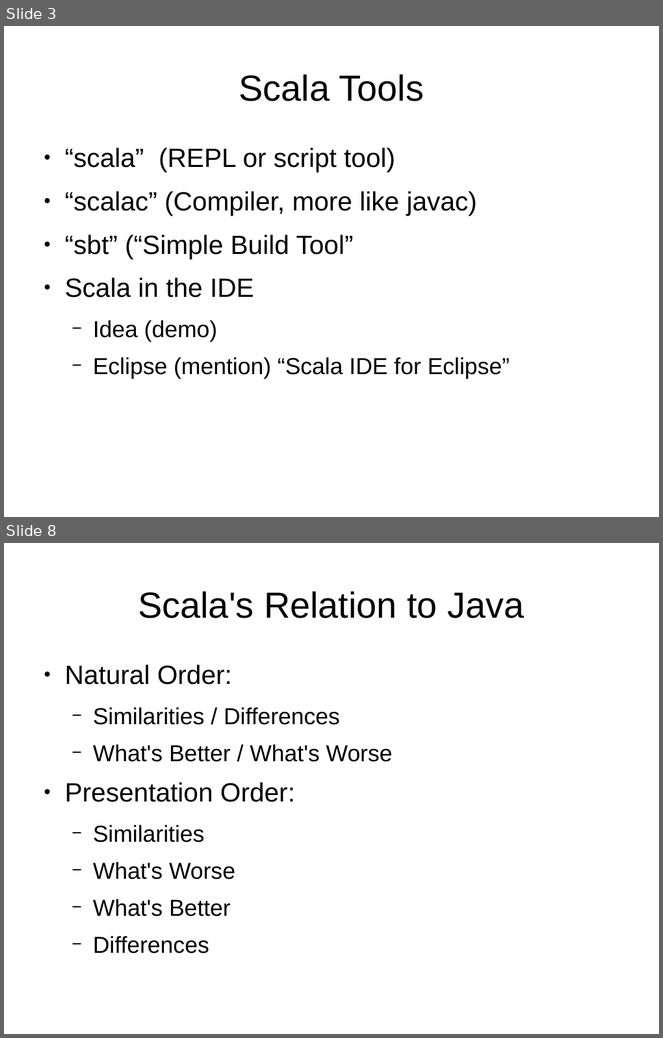
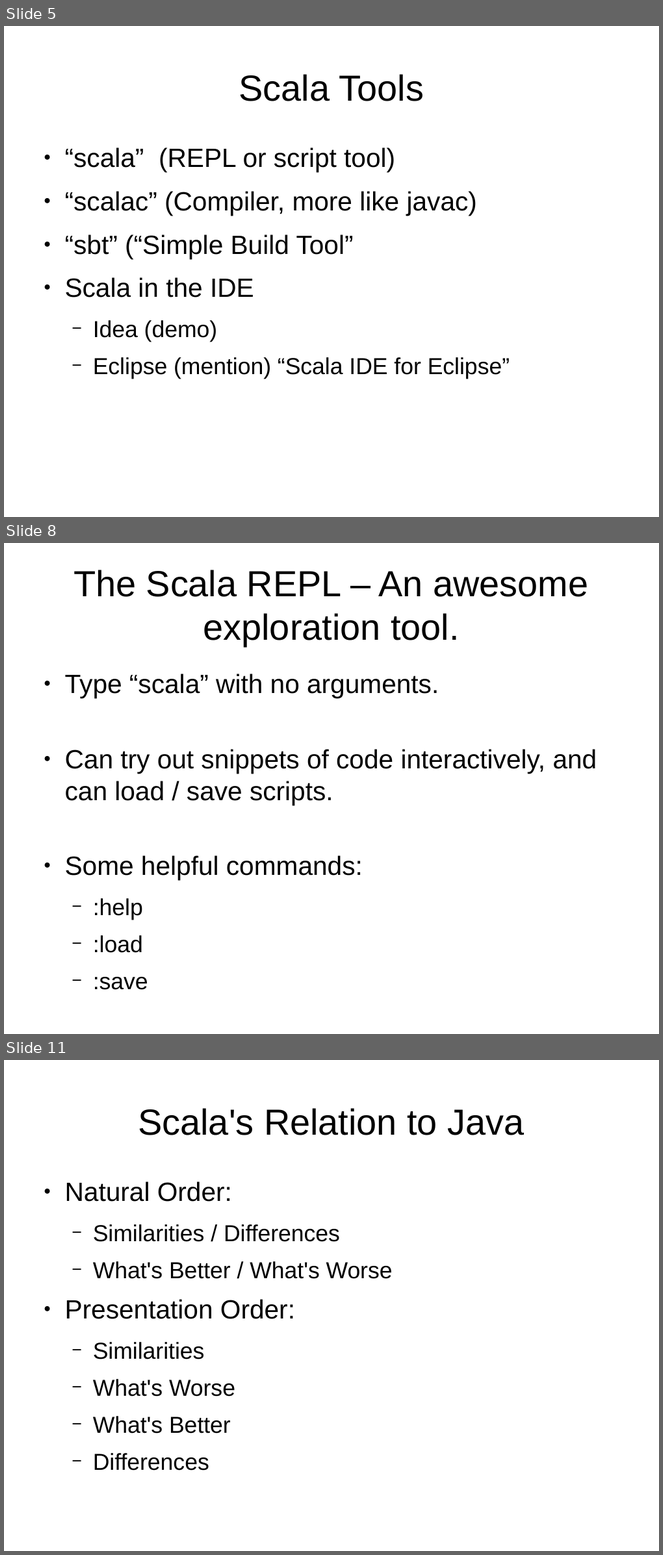
Before and after one commit to JohnLockwood/ScalaTalkSacjug, a slide deck: ScalaDecember2014.odp. Shown one above the other, each under a label of ours: slides 3 and 8 before the commit, slides 5, 8 and 11 after it; the slides between them are not shown. The pictures are 663x1038 and 663x1555 pixels, drawn with LibreOffice and Linux fonts; fonts in the diff are those of the drawing. Boxes give left, top, right and bottom in pixels: in the first picture for what was removed or moved away, otherwise in the second. Text is boxed around its words. In the diff, an @@ line names an element or a change of style, - is before the commit and + after.

```diff
--- a/ScalaDecember2014.odp
+++ b/ScalaDecember2014.odp
@@ slide 8 added at [4,543,659,1034], background #FFFFFF @@
@@ title added at [74,570,588,646], 44 pt, text #000000 @@
+The Scala REPL – An awesome exploration tool.
@@ text added at [65,674,597,953], 32 pt, text #000000 @@
+● Type “scala” with no arguments.
+● Can try out snippets of code interactively, and can load / save scripts.
+● Some helpful commands:
+  − :help
+  − :load
+  − :save
@@ what was slide 3 is now slide 5 @@
@@ what was slide 8 is now slide 11 @@
```
Also in this commit, not shown: 7 slides changed, 4 other slides added, 2 slides removed, 20 other files.
